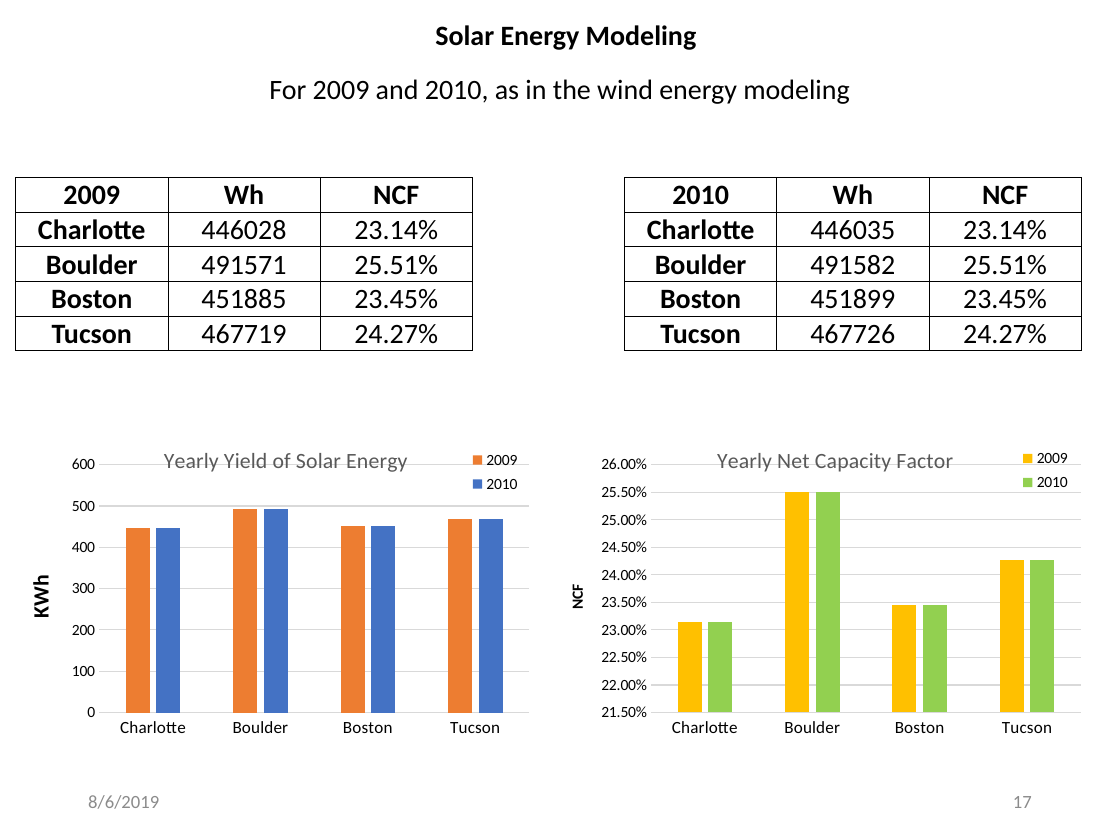
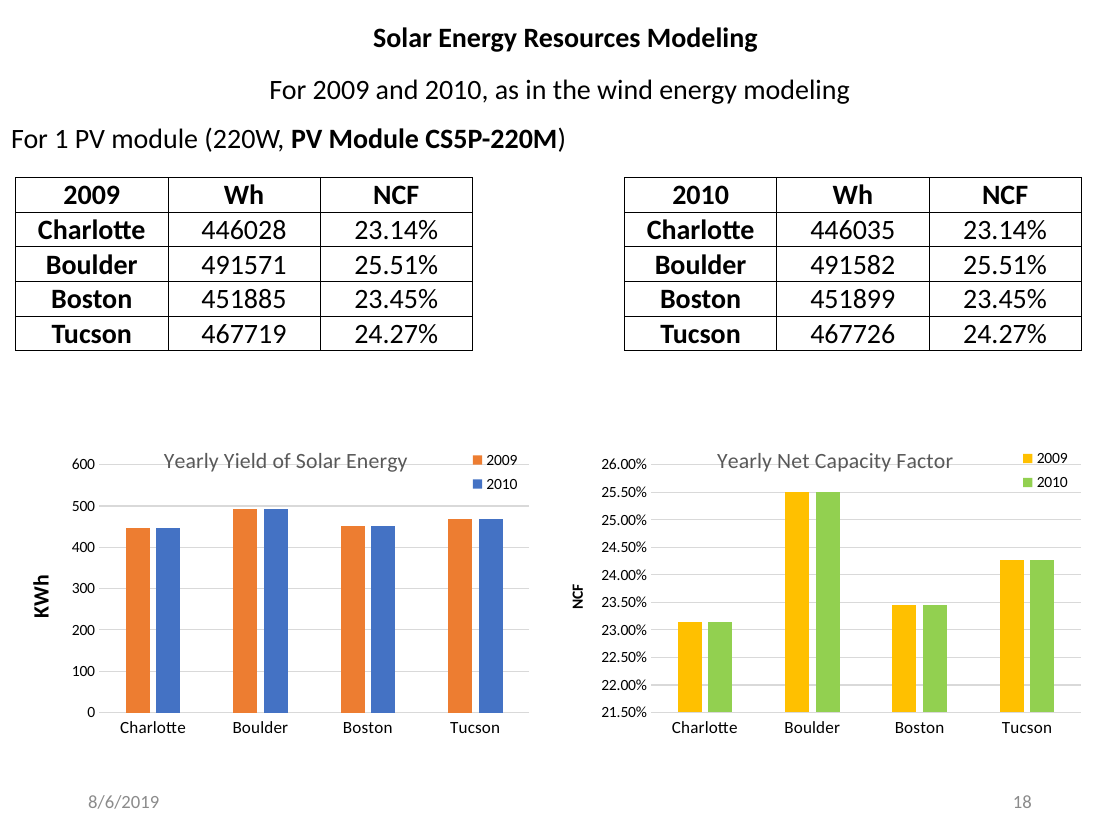
Before and after one commit to MohamedAbuella/Ascend-Analyticis-docs, a slide deck: slide 18 of +Presentation for Ascend_Analytics/Wind_Solar_Energy_Modeling_Analysis.pptx (slide 17 before the commit). Drawn at 1120x840 pixels with LibreOffice and Linux fonts; fonts in the diff are those of the drawing. Boxes give left, top, right and bottom in pixels: in the first picture for what was removed or moved away, otherwise in the second. Text is boxed around its words. In the diff, an @@ line names an element or a change of style, - is before the commit and + after.

Commit message:
wind_solar_modeling

```diff
--- a/+Presentation for Ascend_Analytics/Wind_Solar_Energy_Modeling_Analysis.pptx
+++ b/+Presentation for Ascend_Analytics/Wind_Solar_Energy_Modeling_Analysis.pptx
@@ text at (373,27,758,52): text changed @@
-Solar Energy Modeling
+Solar Energy Resources Modeling
@@ text added at (11,127,566,152), 18 pt, text #000000 @@
+For 1 PV module (220W, PV Module CS5P-220M)
@@ page number at (1013,795,1032,808): text changed @@
-17
+18
```
Also in this commit, not shown: 19 other slides changed, 1 slide added, 3 other files.
